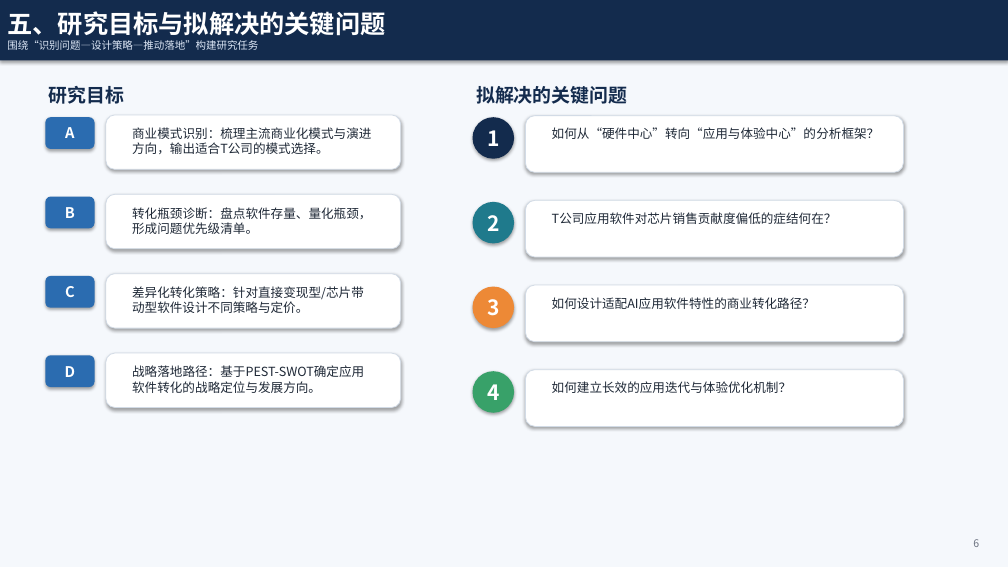
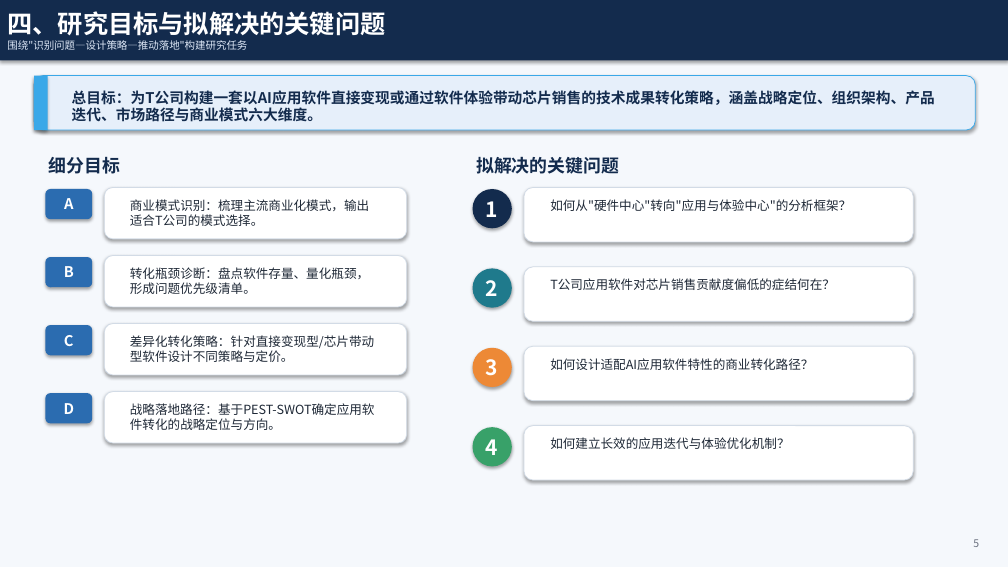
Before and after one commit to liang1wang/test, a slide deck: slide 5 of T公司AI应用软件技术成果转化策略研究_开题汇报.pptx (slide 6 before the commit). Drawn at 1008x567 pixels with LibreOffice and Linux fonts; fonts in the diff are those of the drawing. Boxes give left, top, right and bottom in pixels: in the first picture for what was removed or moved away, otherwise in the second. Text is boxed around its words. In the diff, an @@ line names an element or a change of style, - is before the commit and + after.

```diff
--- a/T公司AI应用软件技术成果转化策略研究_开题汇报.pptx
+++ b/T公司AI应用软件技术成果转化策略研究_开题汇报.pptx
@@ text in rectangle at (7,11,385,50): text changed @@
-五、研究目标与拟解决的关键问题
-围绕“识别问题—设计策略—推动落地”构建研究任务
+四、研究目标与拟解决的关键问题
+围绕"识别问题—设计策略—推动落地"构建研究任务
@@ rounded rectangle added at (34,76,975,130), fill #E6EFFA, outline #3AA8E8 0.75 pt @@
@@ rectangle added at (34,76,48,130), fill #3AA8E8 @@
@@ text added at (72,90,935,122), 14 pt, text #132B4D, bold @@
+总目标：为T公司构建一套以AI应用软件直接变现或通过软件体验带动芯片销售的技术成果转化策略，涵盖战略定位、组织架构、产品迭代、市场路径与商业模式六大维度。
@@ text at (49,157,120,174): text changed; size 18 to 17 pt @@
-研究目标
+细分目标
@@ text "拟解决的关键问题": place and size @@
-text "拟解决的关键问题" at (476,86,627,104)
+text "拟解决的关键问题" at (476,157,619,174)
@@ text "拟解决的关键问题" at (476,157,619,174): size 18 to 17 pt @@
@@ rounded rectangle "A": place and size @@
-rounded rectangle "A" at (45,117,95,149)
+rounded rectangle "A" at (45,189,92,219)
@@ rounded rectangle: place and size @@
-rounded rectangle at (106,194,401,249)
+rounded rectangle at (104,188,407,239)
@@ text at (130,199,369,226): text changed @@
-商业模式识别：梳理主流商业化模式与演进方向，输出适合T公司的模式选择。
+商业模式识别：梳理主流商业化模式，输出适合T公司的模式选择。
@@ ellipse "1": place and size @@
-ellipse "1" at (473,117,514,159)
+ellipse "1" at (473,189,512,228)
@@ rounded rectangle: place and size @@
-rounded rectangle at (526,200,904,257)
+rounded rectangle at (524,188,913,242)
@@ text at (550,199,851,211): text changed @@
-如何从“硬件中心”转向“应用与体验中心”的分析框架？
+如何从"硬件中心"转向"应用与体验中心"的分析框架？
@@ rounded rectangle "B": place and size @@
-rounded rectangle "B" at (45,197,95,228)
+rounded rectangle "B" at (45,257,92,287)
@@ rounded rectangle: place and size @@
-rounded rectangle at (106,274,401,328)
+rounded rectangle at (104,256,407,307)
@@ text "转化瓶颈诊断：盘点软件存量、量化瓶颈，形成问题优先级清单。": place and size @@
-text "转化瓶颈诊断：盘点软件存量、量化瓶颈，形成问题优先级清单。" at (132,207,371,234)
+text "转化瓶颈诊断：盘点软件存量、量化瓶颈，形成问题优先级清单。" at (130,267,369,294)
@@ ellipse "2": place and size @@
-ellipse "2" at (473,202,514,243)
+ellipse "2" at (473,268,512,308)
@@ rounded rectangle: place and size @@
-rounded rectangle at (526,285,904,342)
+rounded rectangle at (524,267,913,321)
@@ text "T公司应用软件对芯片销售贡献度偏低的症结何在？": place and size @@
-text "T公司应用软件对芯片销售贡献度偏低的症结何在？" at (552,212,837,224)
+text "T公司应用软件对芯片销售贡献度偏低的症结何在？" at (550,278,835,290)
@@ rounded rectangle "C": place and size @@
-rounded rectangle "C" at (45,276,95,308)
+rounded rectangle "C" at (45,325,92,355)
@@ rounded rectangle: place and size @@
-rounded rectangle at (106,353,401,408)
+rounded rectangle at (104,324,407,375)
@@ text "差异化转化策略：针对直接变现型/芯片带动型软件设计不同策略与定价。" rewrapped from (132,286,364,313) to (130,335,374,362) @@
@@ ellipse "3": place and size @@
-ellipse "3" at (473,287,514,328)
+ellipse "3" at (473,348,512,387)
@@ rounded rectangle: place and size @@
-rounded rectangle at (526,370,904,426)
+rounded rectangle at (524,346,913,401)
@@ text "如何设计适配AI应用软件特性的商业转化路径？": place and size @@
-text "如何设计适配AI应用软件特性的商业转化路径？" at (552,297,815,309)
+text "如何设计适配AI应用软件特性的商业转化路径？" at (550,358,813,370)
@@ rounded rectangle "D": place and size @@
-rounded rectangle "D" at (45,355,95,387)
+rounded rectangle "D" at (45,393,92,423)
@@ rounded rectangle: place and size @@
-rounded rectangle at (106,115,401,169)
+rounded rectangle at (104,392,407,443)
@@ text at (130,403,375,430): text changed @@
-战略落地路径：基于PEST-SWOT确定应用软件转化的战略定位与发展方向。
+战略落地路径：基于PEST-SWOT确定应用软件转化的战略定位与方向。
@@ ellipse "4": place and size @@
-ellipse "4" at (473,371,514,413)
+ellipse "4" at (473,427,512,467)
@@ rounded rectangle: place and size @@
-rounded rectangle at (526,116,904,172)
+rounded rectangle at (524,426,913,480)
@@ text "如何建立长效的应用迭代与体验优化机制？": place and size @@
-text "如何建立长效的应用迭代与体验优化机制？" at (552,381,791,393)
+text "如何建立长效的应用迭代与体验优化机制？" at (550,437,789,449)
```
Also in this commit, not shown: 9 other slides changed, 1 slide removed.
